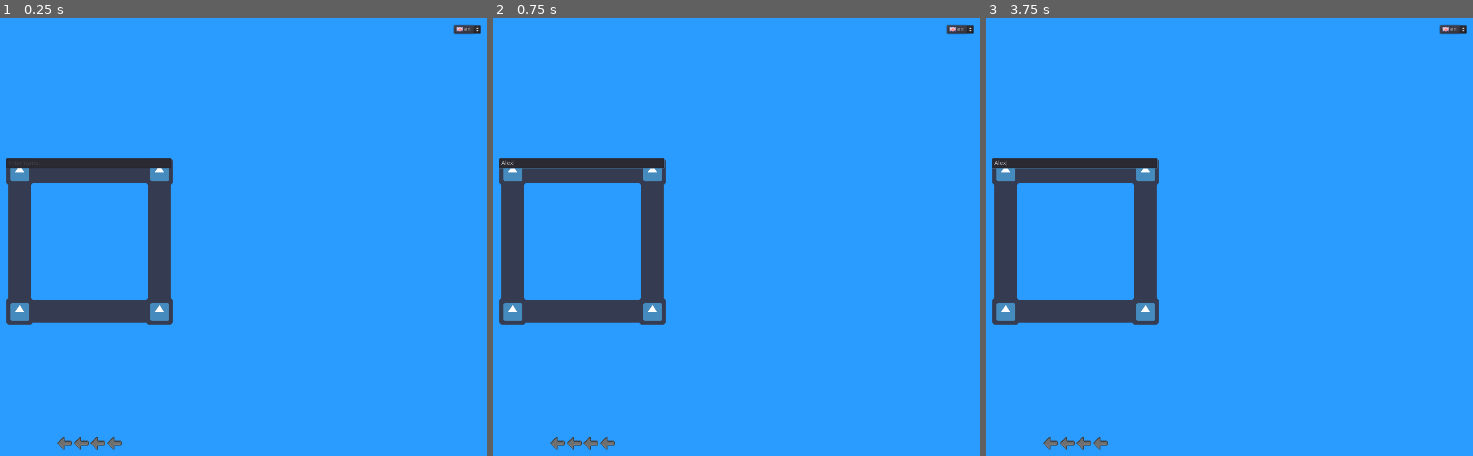
Above: before the commit, frames 1-3 (left to right).
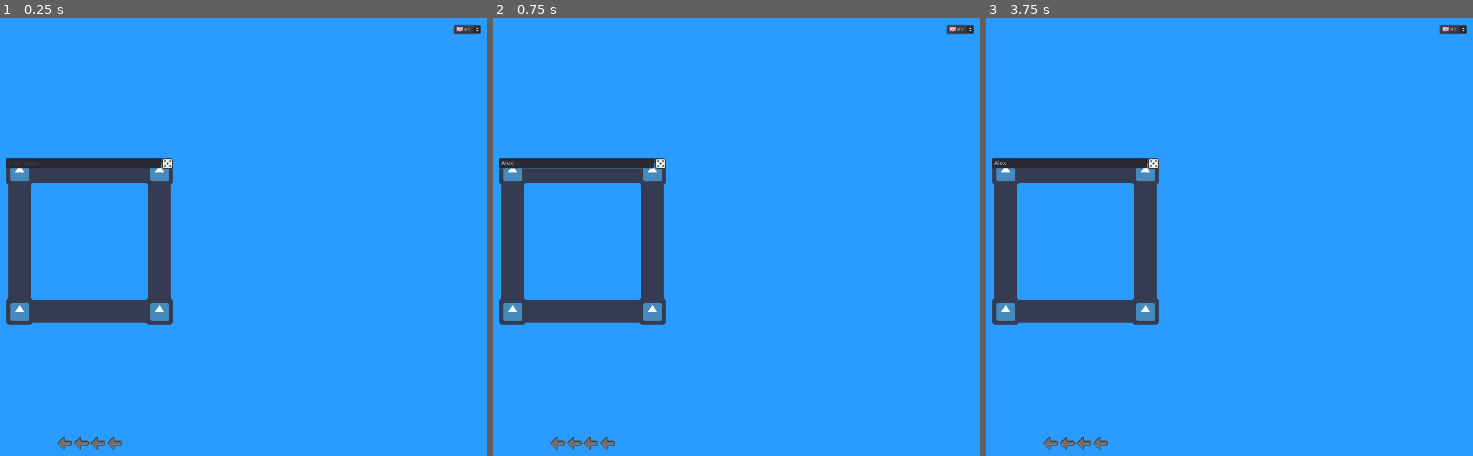
Above: after the commit, the same moments.

Repository: SabreOfWinter/Live-Over-The-Hills
Game: Godot game, scene res://menus/splash/splash.tscn
The game is run twice, just before and just after one commit, with the same random seed, the same clock (stepped at 60 frames per second) and the same inputs. The engine's default icon, where the game draws it, is replaced by a stand-in: a white triangle on a blue panel in a dark square.
Inputs (mouse positions are in pixels of both pictures, inside the frame that each line leads up to; where the layout moved, square brackets give the same spot in the first picture):
- Up to frame 1 (0.25 s): no input
- Up to frame 2 (0.75 s): click (580, 162) at 0.52 s; type "Alex" at 0.6 s
- Up to frame 3 (3.75 s): click (1049, 442) at 1.25 s; click (1049, 442) at 2 s; click "en" at 2.75 s; click (1151, 162) [1156, 162] at 3.5 s

The runs differ from the first frame. In frame 1, less than 0.1% of the frame differs, in the area x 33-36%, y 31-35%; in frame 2, less than 0.1%; in frame 3, 0.1%, in the area x 1-36%, y 31-35%.

Commit message:
New game - Set margin for character panel
TODO: Change panel background

Diff:
--- a/menus/main/main.tscn
+++ b/menus/main/main.tscn
@@ -6,6 +6,7 @@
 [ext_resource path="res://menus/textures/flags_icons/gb.png" type="Texture" id=4]
 [ext_resource path="res://menus/textures/buttons/arrow_left.png" type="Texture" id=5]
 [ext_resource path="res://icon.png" type="Texture" id=6]
+[ext_resource path="res://menus/textures/buttons/dice.png" type="Texture" id=7]
 
 [node name="menu" type="Control"]
 anchor_right = 1.0
@@ -128,24 +129,29 @@
 }
 
 [node name="name_hbox_container" type="HBoxContainer" parent="new_game/nine_patch_rect/vbox_container"]
-margin_right = 400.0
-margin_bottom = 24.0
-size_flags_horizontal = 3
+margin_left = 10.0
+margin_top = 10.0
+margin_right = 390.0
+margin_bottom = 25.0
 alignment = 1
 
 [node name="name_line_edit" type="LineEdit" parent="new_game/nine_patch_rect/vbox_container/name_hbox_container"]
-margin_right = 396.0
+margin_right = 351.0
 margin_bottom = 24.0
 size_flags_horizontal = 3
 size_flags_vertical = 0
+size_flags_stretch_ratio = 0.75
 max_length = 28
 placeholder_text = "Enter name..."
 placeholder_alpha = 0.17
 
 [node name="random_name_button" type="TextureButton" parent="new_game/nine_patch_rect/vbox_container/name_hbox_container"]
-margin_left = 400.0
-margin_right = 400.0
-margin_bottom = 24.0
+margin_left = 355.0
+margin_right = 380.0
+margin_bottom = 25.0
+size_flags_horizontal = 0
+size_flags_stretch_ratio = 0.25
+texture_normal = ExtResource( 7 )
 
 [node name="animation_player" type="AnimationPlayer" parent="."]
 [connection signal="pressed" from="main/HBoxContainer/new_game_button" to="." method="_on_new_game_button_pressed"]
Not shown: 1 places in menus/main/main.tscn that only renumber resources
